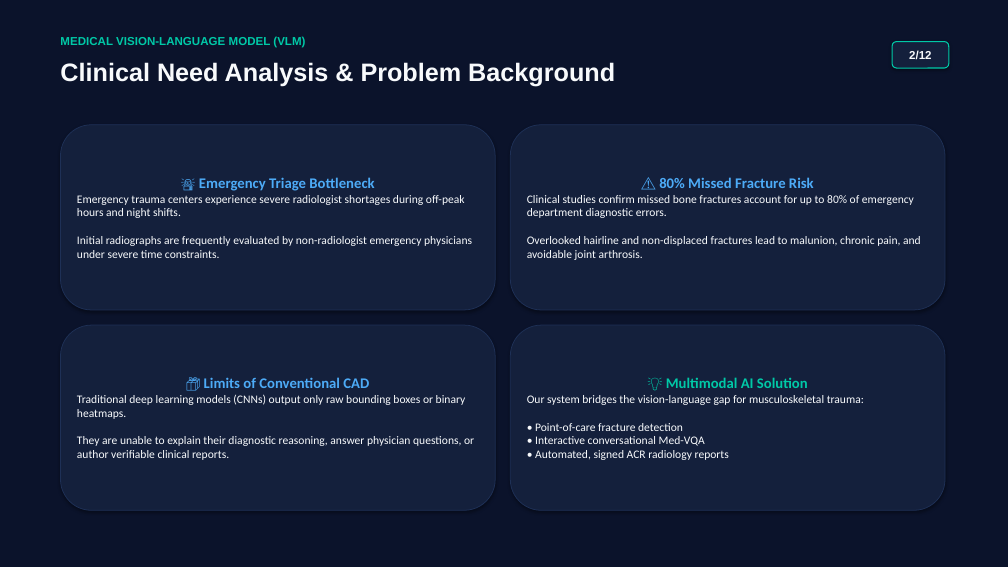
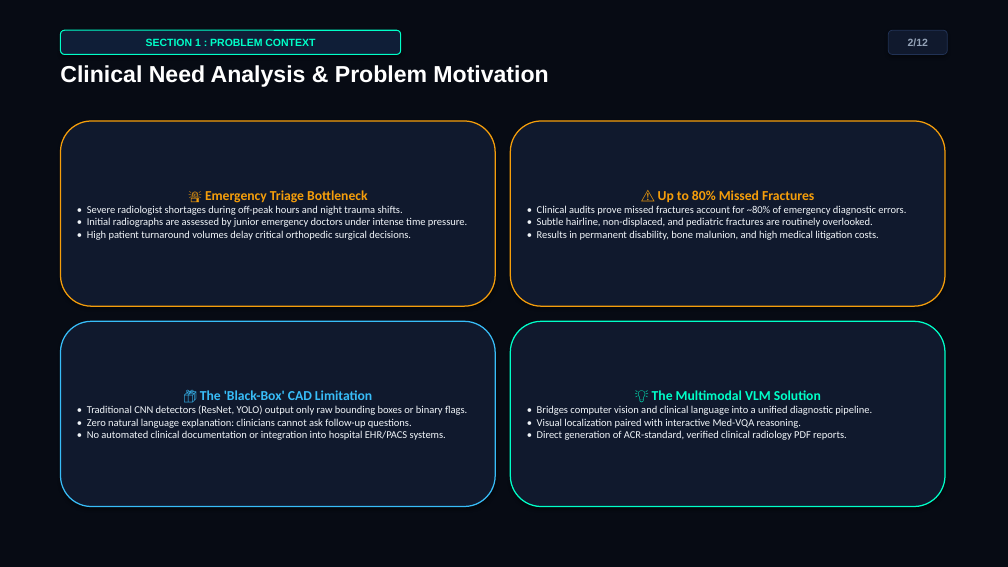
Before and after one commit to Sahanawaz233/medical-vlm-fracatlas, a slide deck: slide 2 of Review_1_Presentation.pptx. Drawn at 1008x567 pixels with LibreOffice and Linux fonts; fonts in the diff are those of the drawing. Boxes give left, top, right and bottom in pixels: in the first picture for what was removed or moved away, otherwise in the second. Text is boxed around its words. In the diff, an @@ line names an element or a change of style, - is before the commit and + after.

```diff
--- a/Review_1_Presentation.pptx
+++ b/Review_1_Presentation.pptx
@@ rectangle at (0,0,1008,567): fill #0B132B to #070B14 @@
@@ text removed at (60,36,305,48) @@
-MEDICAL VISION-LANGUAGE MODEL (VLM)
@@ rounded rectangle added at (60,30,401,54), fill #0F1E37, outline #00FFC8 1 pt, 10 pt, text #00FFC8, bold @@
+SECTION 1 : PROBLEM CONTEXT
@@ rounded rectangle "2/12": place and size @@
-rounded rectangle "2/12" at (892,42,949,68)
+rounded rectangle "2/12" at (889,30,948,54)
@@ rounded rectangle "2/12" at (889,30,948,54): size 11 to 10 pt, text colour #F8FAFC to #94A3B8; fill #14203C to #10192D; outline #00C9A7 1 pt to #213255 0.75 pt @@
@@ text at (60,65,548,87): text changed; size 24 to 22 pt; text colour #F8FAFC to #FFFFFF @@
-Clinical Need Analysis & Problem Background
+Clinical Need Analysis & Problem Motivation
@@ rounded rectangle "🚨 Emergency Triage Bottleneck" at (60,121,495,306): fill #14203C to #10192D; outline #1E3056 0.75 pt to #F59E0B 1.2 pt @@
@@ rounded rectangle "⚠️ Up to 80% Missed ..." at (510,121,945,306): fill #14203C to #10192D; outline #1E3056 0.75 pt to #F59E0B 1.2 pt @@
@@ text in rounded rectangle at (87,205,467,240): text changed; size 11 to 10 pt; text colour #F8FAFC to #F1F5F9 @@
-Emergency trauma centers experience severe radiologist shortages during off-peak hours and night shifts.
-Initial radiographs are frequently evaluated by non-radiologist emergency physicians under severe time constraints.
+• Severe radiologist shortages during off-peak hours and night trauma shifts.
+• Initial radiographs are assessed by junior emergency doctors under intense time pressure.
+• High patient turnaround volumes delay critical orthopedic surgical decisions.
@@ text in rounded rectangle at (205,190,367,203): size 14 to 13 pt, text colour #4DABF7 to #F59E0B in "🚨 Emergency Triage Bottleneck" @@
@@ text in rounded rectangle at (537,190,906,240): text changed; size 11 to 10 pt; text colour #F8FAFC to #F1F5F9 @@
-⚠️ 80% Missed Fracture Risk
-Clinical studies confirm missed bone fractures account for up to 80% of emergency department diagnostic errors.
-Overlooked hairline and non-displaced fractures lead to malunion, chronic pain, and avoidable joint arthrosis.
+⚠️ Up to 80% Missed Fractures
+• Clinical audits prove missed fractures account for ~80% of emergency diagnostic errors.
+• Subtle hairline, non-displaced, and pediatric fractures are routinely overlooked.
+• Results in permanent disability, bone malunion, and high medical litigation costs.
@@ 4 rounded rectangles: place and size @@
-4 rounded rectangles at (60,125,945,510)
+4 rounded rectangles at (60,121,945,507)
@@ rounded rectangle "📦 The 'Black-Box' CAD Limitation" at (60,321,495,507): fill #14203C to #10192D; outline #1E3056 0.75 pt to #38BDF8 1.2 pt @@
@@ rounded rectangle "💡 The Multimodal VLM Solution" at (510,321,945,507): fill #14203C to #10192D; outline #1E3056 0.75 pt to #00FFC8 1.2 pt @@
@@ text in rounded rectangle at (87,390,467,440): text changed; size 11 to 10 pt; text colour #F8FAFC to #F1F5F9 @@
-📦 Limits of Conventional CAD
-Traditional deep learning models (CNNs) output only raw bounding boxes or binary heatmaps.
-They are unable to explain their diagnostic reasoning, answer physician questions, or author verifiable clinical reports.
+📦 The 'Black-Box' CAD Limitation
+• Traditional CNN detectors (ResNet, YOLO) output only raw bounding boxes or binary flags.
+• Zero natural language explanation: clinicians cannot ask follow-up questions.
+• No automated clinical documentation or integration into hospital EHR/PACS systems.
@@ text in rounded rectangle at (537,390,872,440): text changed; size 11 to 10 pt; text colour #F8FAFC to #F1F5F9 @@
-💡 Multimodal AI Solution
-Our system bridges the vision-language gap for musculoskeletal trauma:
-• Point-of-care fracture detection
-• Interactive conversational Med-VQA
-• Automated, signed ACR radiology reports
+💡 The Multimodal VLM Solution
+• Bridges computer vision and clinical language into a unified diagnostic pipeline.
+• Visual localization paired with interactive Med-VQA reasoning.
+• Direct generation of ACR-standard, verified clinical radiology PDF reports.
```
Also in this commit, not shown: 7 other slides changed, 4 slides added, 4 slides removed, 1 other file.
